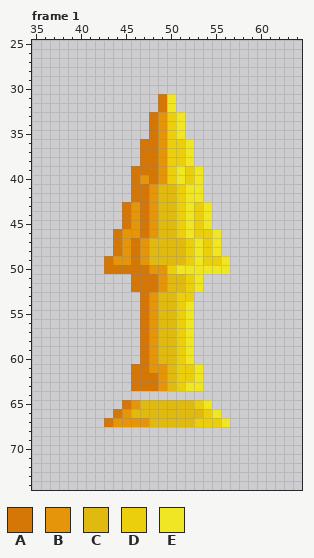
Pixel-art file: Assets/Sprites/VFX/arrow.aseprite. Above is the file before it was changed.
100x100 pixels, 1 frame. Shown: frame 1: x 35..64, y 25..74. The commit also changed other frames, which this record leaves out.
Palette (. is transparent): A #d57707  B #e4950a  C #e1ba11  D #ebce0c  E #f1e623
Pixels before, frame 1, first column x 43:
31 ......AE......
32 ......AE......
33 .....ABDE.....
34 .....ABDE.....
35 .....ABDE.....
36 ....AABDDE....
37 ....AABDDE....
38 ....AABDDE....
39 ...AAABDEDE...
40 ...ABABDEDE...
41 ...AABCCDEE...
42 ...AABCCDEE...
43 ..ABABCCDEDE..
44 ..ABABCCDEDE..
45 ..ABABCCDEDE..
46 .ABBABCCDEDDE.
47 .ABABCCCCDEDE.
48 .ABABCCCCDEDE.
49 ABBABCCCCDEDDE
50 AAAAABBDEEEEEE
51 ...AAABCCDE...
52 ...AAABCCDE...
53 ....ABCCDD....
54 ....ABCCDE....
55 ....ABCCDE....
56 ....ABCCDE....
57 ....ABCCDE....
58 ....ABCCDE....
59 ....ABCCDE....
60 ....ABCCDE....
61 ...AABBCDDE...
62 ...AAABCDDE...
63 ...AAABCDEE...
64 ..............
65 ..ABCCCCCCDE..
66 .ABCCCCCCCCDE.
67 ABBBBCCCCCDDDE
And afterwards:
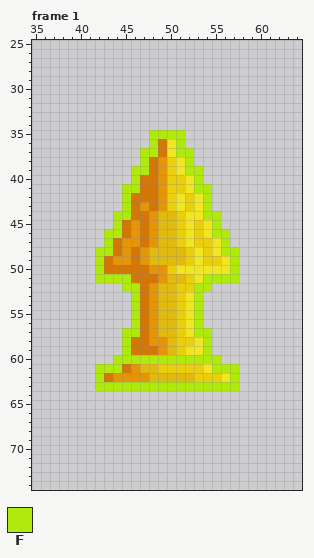
Colours new in this view: F #b0ea0c
From old to new:
Changed rows in their new state; - is an unchanged pixel.
Frame 1:
first column x 42:
31 -------..-------
32 -------..-------
33 ------....------
34 ------....------
35 ------FFFF------
36 -----.FAEF.-----
37 -----FFAEFF-----
38 -----F---EF-----
39 ----FF----FF----
40 ----FA---DEF----
41 ---FF-ABD--FF---
42 ---F--ABDED-F---
43 ---FABABDEDEF---
44 --FFA------EFF--
45 --F----------F--
46 -FFA--------EFF-
47 -F--BAB--DED--F-
48 FF------------FF
49 F--------------F
50 F--------------F
51 FFFF--------FFFF
52 ---FF-BC-D-FF---
53 ----F-----EF----
54 ----F------F----
55 ----F------F----
56 ----F------F----
57 ---FF------FF---
58 ---FA--B--DEF---
59 ---FA-AB---EF---
60 --FFFFFFFFFFFF--
61 FFFABCCDD--DEFFF
62 FABBBBCC-CCDDDEF
63 FFFFFFFFFFFFFFFF
65 ---..........---
66 --............--
67 -..............-
